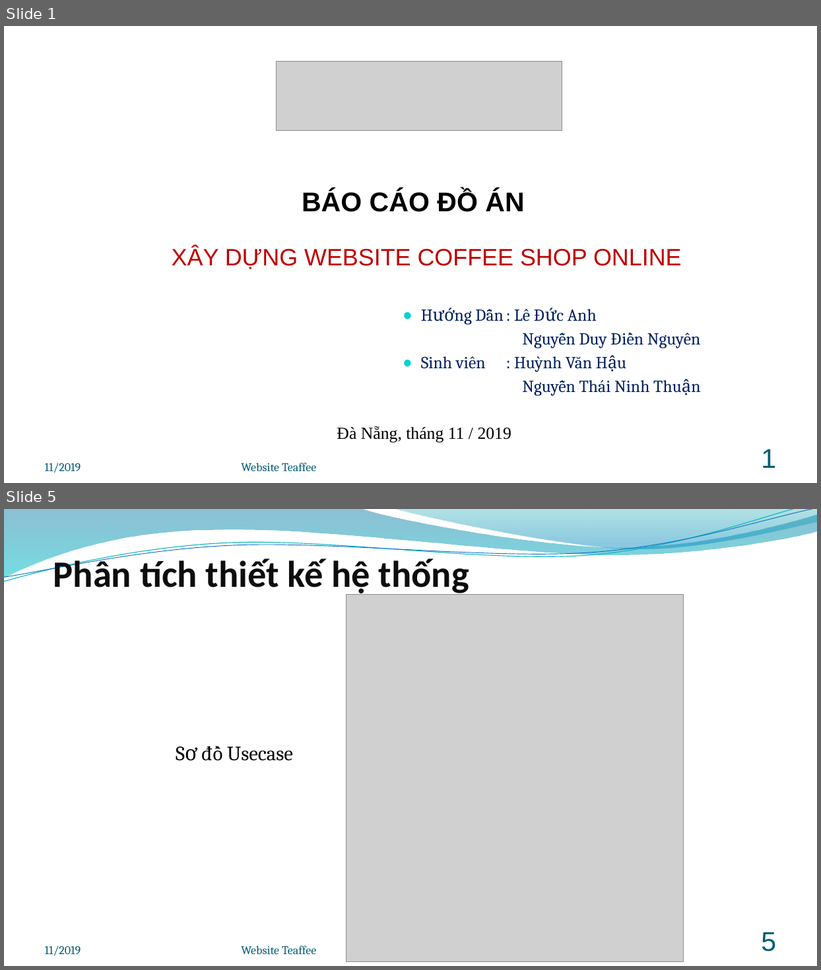
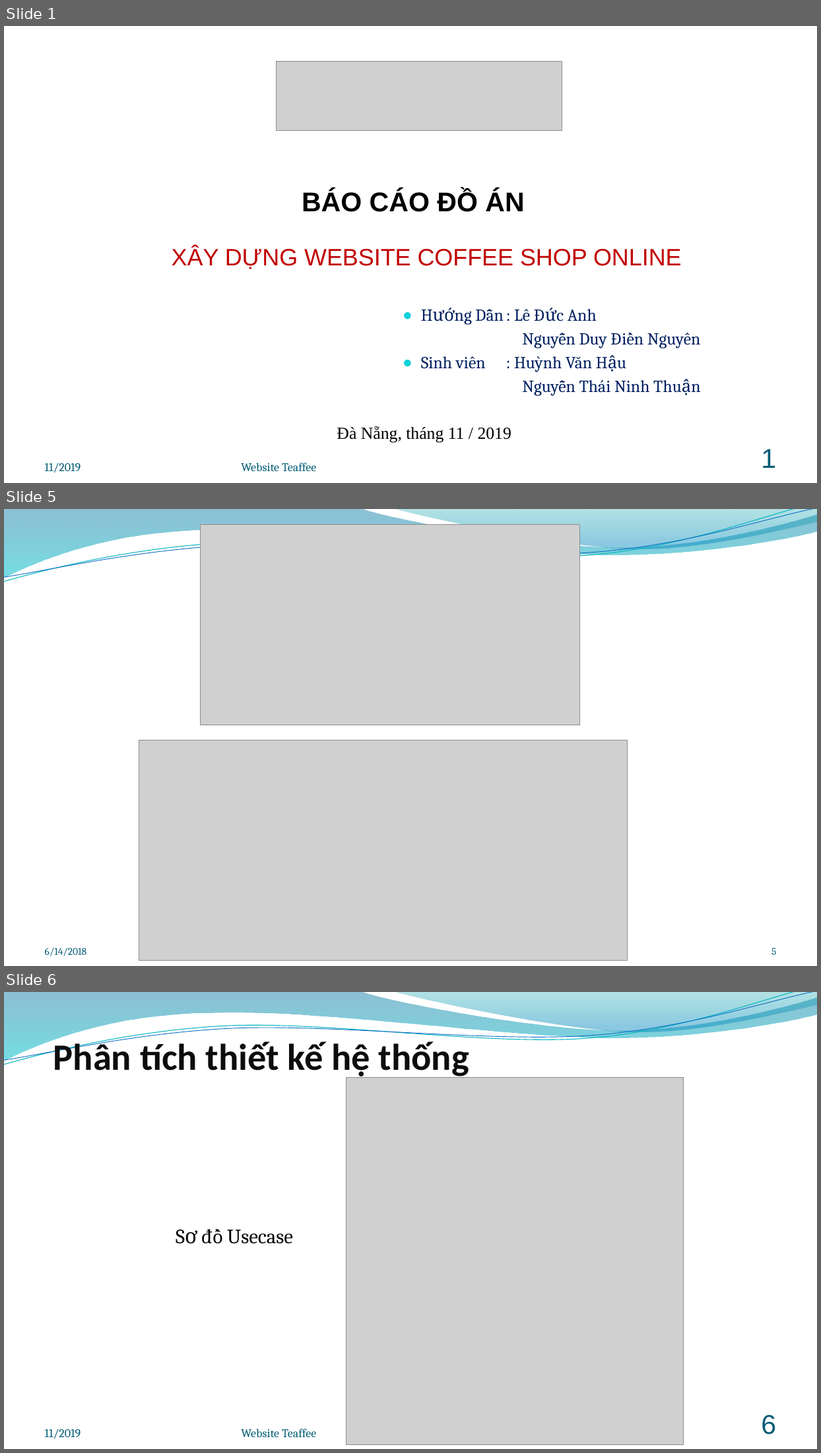
Before and after one commit to Iviettech-HT/Coffee-Shop, a slide deck: BaoCaoDATN.pptm. Shown one above the other, each under a label of ours: slides 1 and 5 before the commit, slides 1, 5 and 6 after it; the slides between them are not shown. The pictures are 821x970 and 821x1453 pixels, drawn with LibreOffice and Linux fonts; fonts in the diff are those of the drawing; grey boxes stand for pictures; background and template pictures are left out. Boxes give left, top, right and bottom in pixels: in the first picture for what was removed or moved away, otherwise in the second. Text is boxed around its words. In the diff, an @@ line names an element or a change of style, - is before the commit and + after.

```diff
--- a/BaoCaoDATN.pptm
+++ b/BaoCaoDATN.pptm
@@ slide 5 added at [4, 509, 817, 966], background picture (left out); not listed: 4 template elements that a slide beside it also shows @@
@@ picture added at [201, 524, 580, 725] @@
@@ picture added at [139, 740, 628, 961] @@
@@ text added at [45, 948, 87, 956], 12 pt, text #045D75 @@
+6/14/2018
@@ page number added at [772, 948, 776, 955], 12 pt, text #045D75 @@
+5
@@ what was slide 5 is now slide 6 @@
@@ page number at [761, 1415, 776, 1435]: text changed @@
-5
+6
```
Also in this commit, not shown: 5 slides changed, 9 other files.
